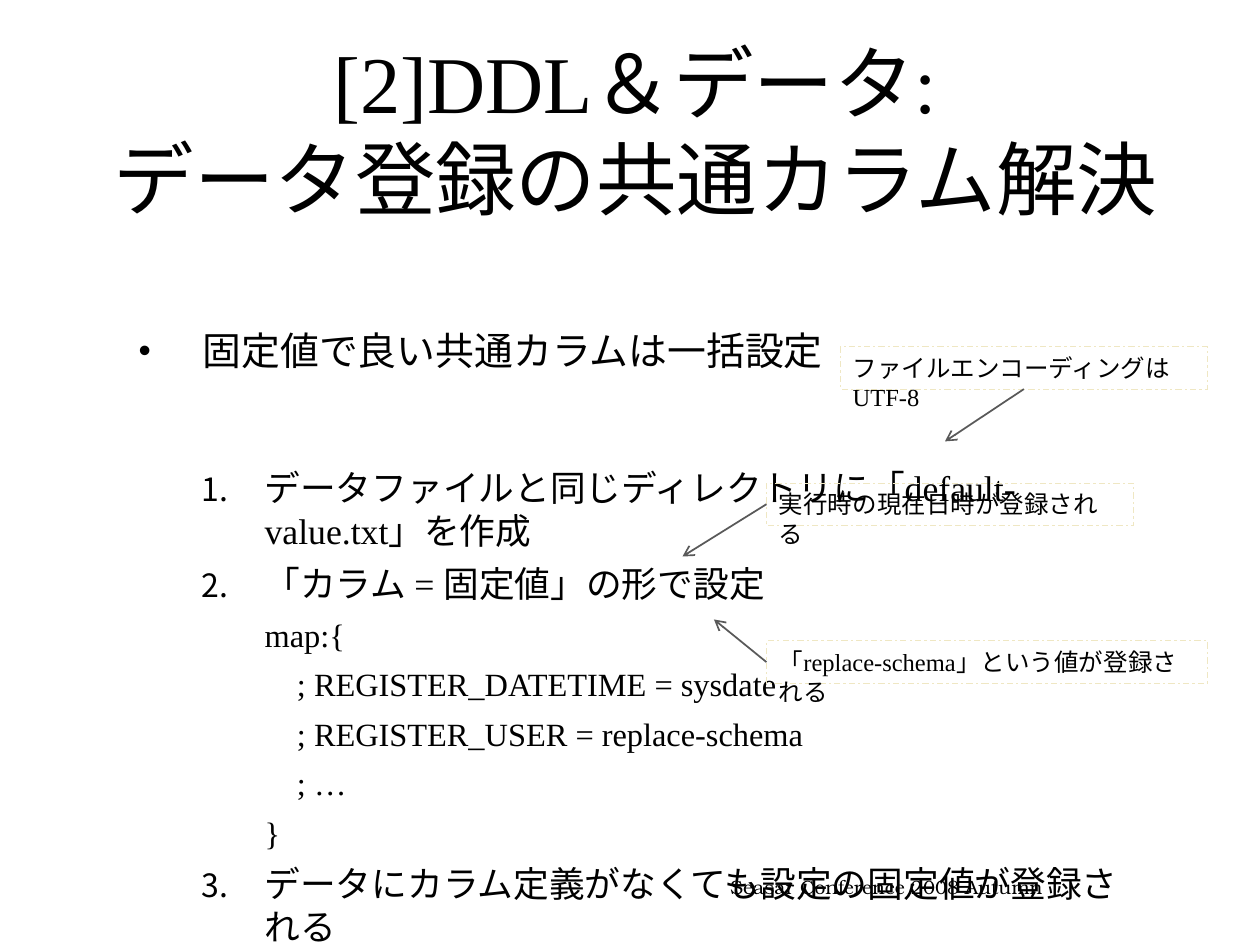
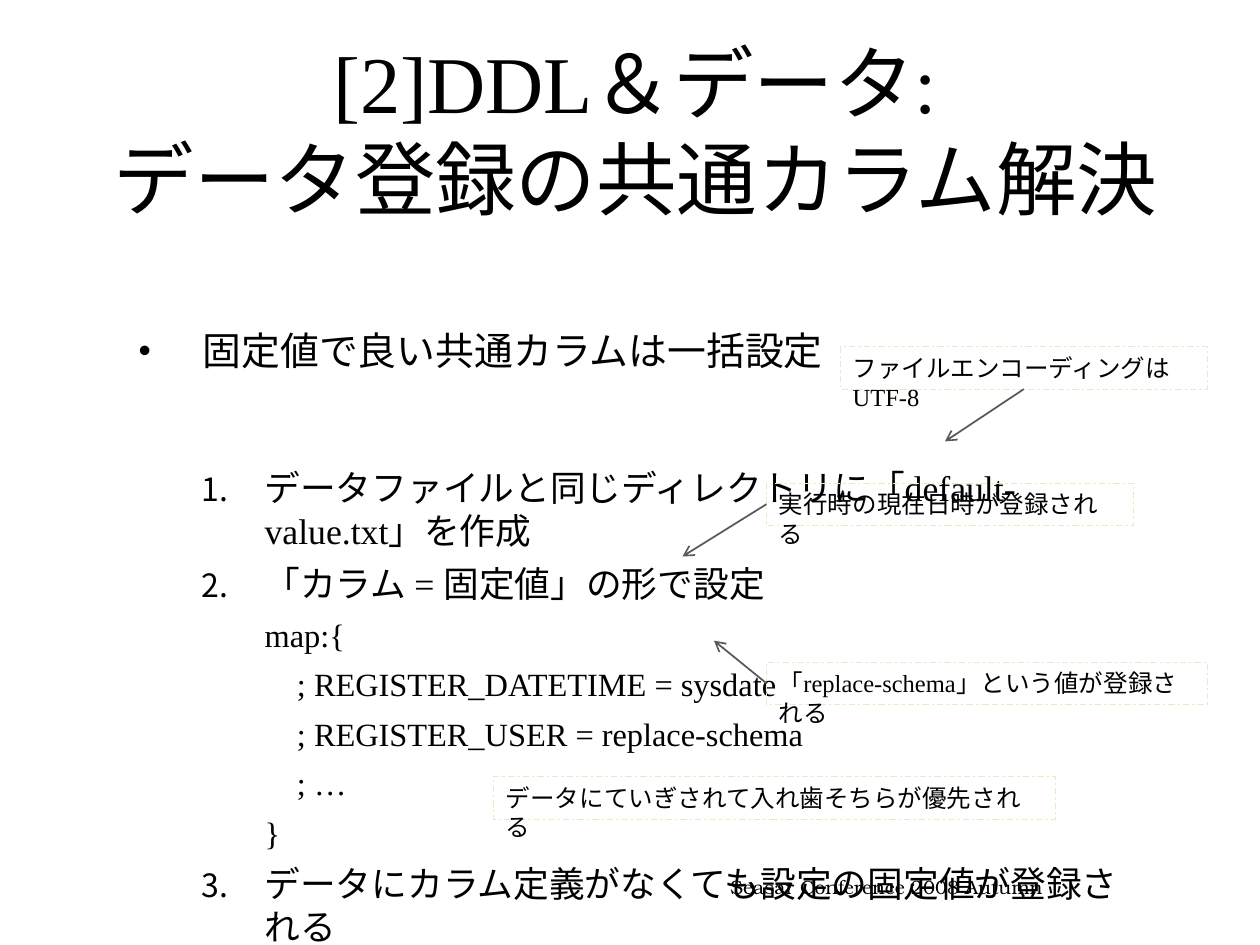
Before and after one commit to seasarorg/dbflute, a slide deck: slide 26 of dbflute/etc/doc/ref/session/resource/GenbaSolution2-sc2008autumn-dbflute.pptx. Drawn at 1260x945 pixels with LibreOffice and Linux fonts; fonts in the diff are those of the drawing; background and template pictures are left out. Boxes give left, top, right and bottom in pixels: in the first picture for what was removed or moved away, otherwise in the second. Text is boxed around its words. In the diff, an @@ line names an element or a change of style, - is before the commit and + after.

```diff
--- a/dbflute/etc/doc/ref/session/resource/GenbaSolution2-sc2008autumn-dbflute.pptx
+++ b/dbflute/etc/doc/ref/session/resource/GenbaSolution2-sc2008autumn-dbflute.pptx
@@ arrow moved from (766, 662) - (714, 620) to (766, 683) - (714, 640) @@
@@ rectangle "「replace-schema」という値が登録される": place and size @@
-rectangle "「replace-schema」という値が登録される" at <box>766,641,1207,684</box>
+rectangle "「replace-schema」という値が登録される" at <box>766,662,1207,704</box>
@@ rectangle added at <box>494,777,1056,820</box>, outline #000000 0.75 pt dashed, 14 pt, text #000000 @@
+データにていぎされて入れ歯そちらが優先される
```
Also in this commit, not shown: 2 other slides changed.
